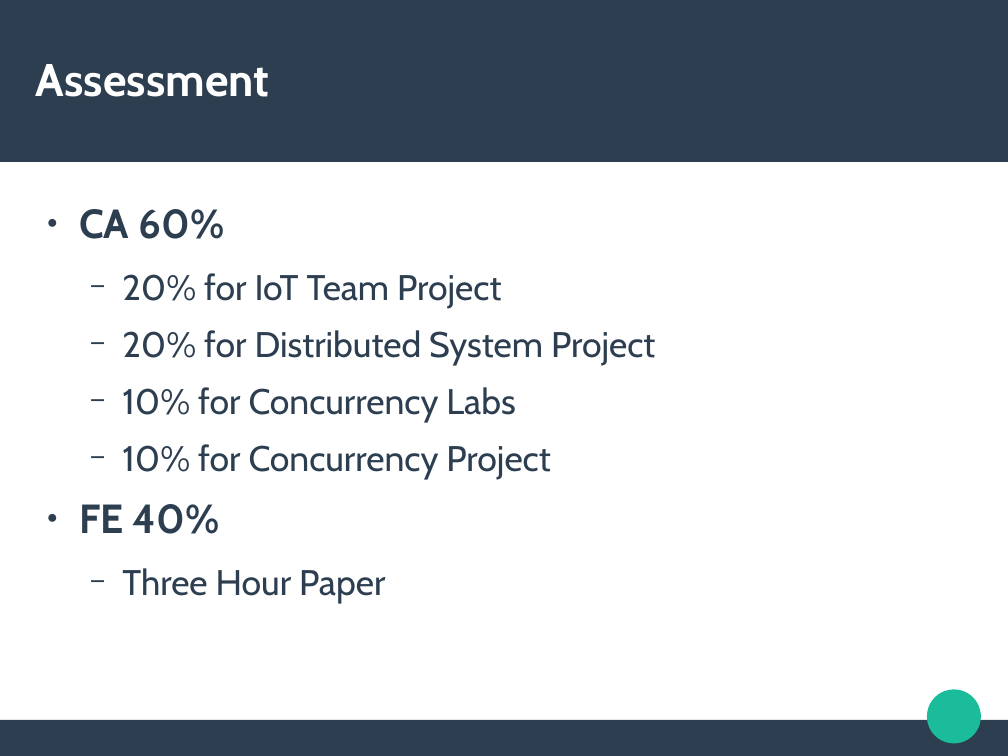
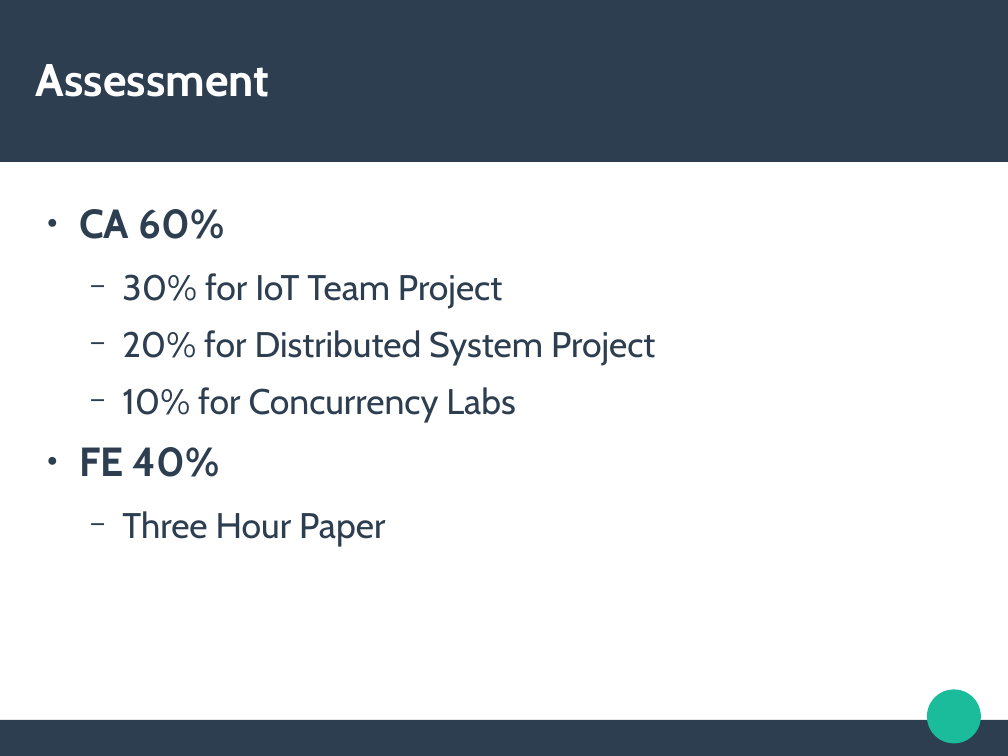
Before and after one commit to josephkehoe/CDD101, a slide deck: slide 7 of Concurrency/Slides/00Introduction.odp. Drawn at 1008x756 pixels with LibreOffice and Linux fonts; fonts in the diff are those of the drawing. Boxes give left, top, right and bottom in pixels: in the first picture for what was removed or moved away, otherwise in the second. Text is boxed around its words. In the diff, an @@ line names an element or a change of style, - is before the commit and + after.

```diff
--- a/Concurrency/Slides/00Introduction.odp
+++ b/Concurrency/Slides/00Introduction.odp
@@ text at [122, 273, 502, 308]: text changed @@
-  − 20% for IoT Team Project
+  − 30% for IoT Team Project
@@ text at [122, 444, 550, 479]: paragraph removed @@
-  − 10% for Concurrency Project
```
Also in this commit, not shown: 4 other slides changed, 1 slide removed.
